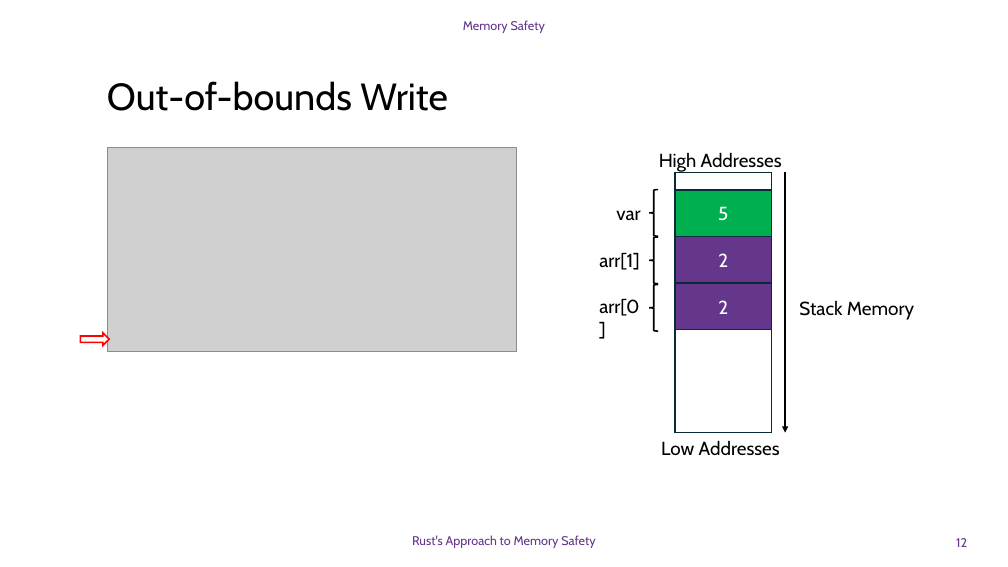
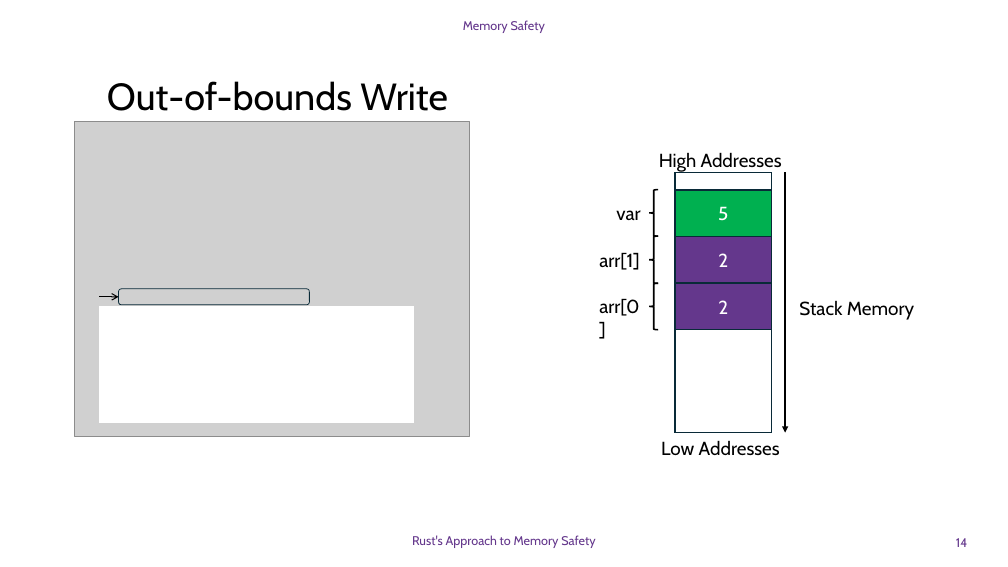
Before and after one commit to DavidGinfo/c-runtime-vs-rust-compiletime, a slide deck: slide 14 of Memory_Safety_Rust.pptx (slide 12 before the commit). Drawn at 1008x567 pixels with LibreOffice and Linux fonts; fonts in the diff are those of the drawing; grey boxes stand for pictures; background and template pictures are left out. Boxes give left, top, right and bottom in pixels: in the first picture for what was removed or moved away, otherwise in the second. Text is boxed around its words. In the diff, an @@ line names an element or a change of style, - is before the commit and + after.

```diff
--- a/Memory_Safety_Rust.pptx
+++ b/Memory_Safety_Rust.pptx
@@ picture: place and size @@
-picture at (108,147,516,352)
+picture at (74,122,470,436)
@@ arrow added from (100, 297) to (119, 297), #000000 1 pt @@
@@ rounded rectangle added at (119,289,309,305), outline #092A39 0.75 pt @@
@@ rectangle added at (100,307,413,422), fill #FFFFFF, outline #FFFFFF 1.5 pt @@
@@ right arrow removed at (80,333,109,346) @@
@@ page number at (956,538,967,547): text changed @@
-12
+14
```
Also in this commit, not shown: 13 other slides changed, 15 slides added, 1 slide removed.
